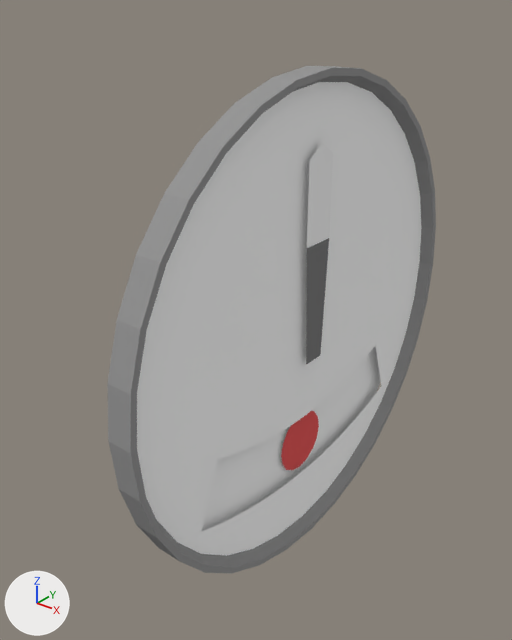
Two versions of the Blender file development/57mm_turnslip/57mm_turnslip.blend, one commit apart.
Before and after are seen from a camera (50 mm lens) standing at (0.0368, -0.0529, 0.0319) and looking at (-0.0038, -0.0023, 0.0005). Every picture has the same lights, and +X, +Y and +Z are marked at lower left.

Script lines for the objects in view, before the commit:
```python
ob_back = bpy.data.objects.new('back', me_back)
ob_back.location = (0.0, 0.0, 0.0)
ob_back.scale = (0.06, 0.06, 0.06)
ob_ball = bpy.data.objects.new('ball', me_ball)
ob_ball.location = (0.0, 0.0, 0.0)
ob_ball.scale = (0.0625, 0.0625, 0.0625)
ob_frame = bpy.data.objects.new('frame', me_frame)
ob_frame.location = (0.0, 0.0, 0.0)
ob_frame.scale = (0.0625, 0.0625, 0.0625)
ob_korpus = bpy.data.objects.new('korpus', me_korpus)
ob_korpus.location = (0.0, 0.0, 0.0)
ob_korpus.scale = (0.0625, 0.0625, 0.0625)
ob_needle = bpy.data.objects.new('needle', me_needle)
ob_needle.location = (0.0, 0.0, 0.0)
ob_needle.scale = (0.0625, 0.0625, 0.0625)
```
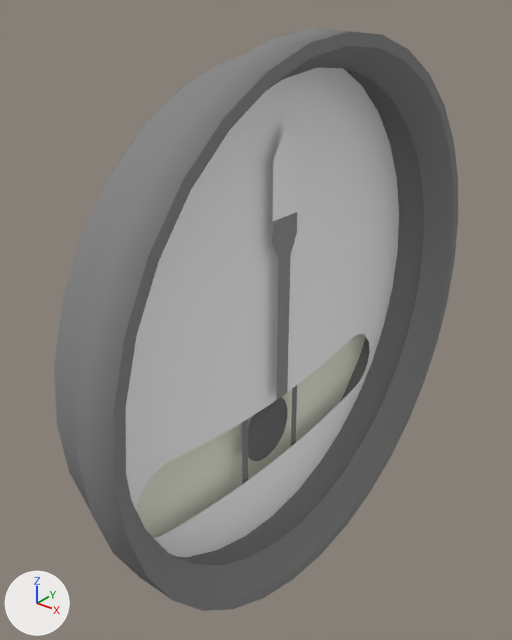
What changed in the scene script:
```text
Change mat_ball:
    mat_ball.base_color: (0.81, 0.11, 0.11) -> (0.18, 0.18, 0.18)  # red #e85d5d -> grey #767676
Change me_needle:
    used by ob_needle; location = (0.0, 0.0, 0.0); scale = (0.0625, 0.0625, 0.0625)
    remove me_needle.from_pydata(...)  # 7 vertices, 3 faces; spans x 0.03, y -0.03..0.03, z -0.05..0.3
    remove me_needle.materials.append(mat_needle_1)  # white #f9f9f9
    remove me_needle.materials.append(mat_needle_2)  # grey #7e7e7e
    add me_needle.from_pydata(...)  # 13 vertices, 5 faces, 2 loose edges; spans x -0.002, y -0.002..0.002, z -0.009..0.02
    me_needle part 1: the whole mesh is rebuilt
    add me_needle.materials.append(mat_frame)  # grey #979797
    add me_needle.materials.append(mat_needle_white)  # white #fefefe
Change me_ball:
    used by ob_ball; location = (0.0, 0.0, 0.0); scale = (0.0625, 0.0625, 0.0625)
    remove me_ball.from_pydata(...)  # 17 vertices, 16 faces; spans x 0.01, y -0.0561..0.0561, z -0.2728..-0.1607
    add me_ball.from_pydata(...)  # 33 vertices, 32 faces; spans x -0.004, y -0.0039..0.0039, z -0.0179..-0.0101
    me_ball part 2: the whole mesh is rebuilt
    me_ball part 3
    33 vertices are added at x -0.004, y -0.0039..0.0039, z -0.0179..-0.0101
    32 new faces join them
Add me_center:
    me_center.from_pydata([(-0.0035, -0.004, -0.019), (-0.0035, -0.004, -0.009), (-0.0035, -0.005, -0.019), (-0.0035, -0.005, -0.009), (-0.0035, 0.005, -0.009), (-0.0035, 0.005, -0.019), (-0.0035, 0.004, -0.009), (-0.0035, 0.004, -0.019)], [], [(2, 0, 1, 3), (6, 7, 5, 4)])
    me_center.materials.append(mat_center)  # grey #898989
Remove ob_frame:
    ob_frame = bpy.data.objects.new('frame', me_frame)
Remove ob_back:
    ob_back = bpy.data.objects.new('back', me_back)
Remove ob_korpus:
    ob_korpus = bpy.data.objects.new('korpus', me_korpus)
Add ob_scala:
    ob_scala = bpy.data.objects.new('scala', me_scala)  # 89 vertices, 81 faces; spans x -0.003, y -0.026..0.026, z -0.026..0.026; in mat_scala (its picture is missing)
    ob_scala.location = (0.0, 0.0, 0.0)
Add ob_background:
    ob_background = bpy.data.objects.new('background', me_background)  # 33 vertices, 32 faces; spans x -0.005, y -0.026..0.026, z -0.026..0.026; in mat_background (white #f9f9e7)
    ob_background.location = (0.0, 0.0, 0.0)
Add ob_center:
    ob_center = bpy.data.objects.new('center', me_center)
    ob_center.location = (0.0, 0.0, 0.0)
Add ob_body:
    ob_body = bpy.data.objects.new('body', me_body)  # 64 vertices, 32 faces; spans x -0.005..0.001, y -0.026..0.026, z -0.026..0.026; in mat_body (grey #898989)
    ob_body.location = (0.0, 0.0, 0.0)
Add ob_front:
    ob_front = bpy.data.objects.new('front', me_front)  # 129 vertices, 96 faces; spans x 0.0..0.004, y -0.0279..0.0279, z -0.0279..0.0279; in mat_body (grey #898989)
    ob_front.location = (0.0, 0.0, 0.0)
```

Pixel boxes (x1, y1, x2, y2) of what changed, in the pictures (512 x 640 px):
'korpus', deleted: before (137, 82, 422, 556)
'scala', added: after (126, 68, 399, 557)
'front', added: after (76, 29, 458, 611)
'frame', deleted: before (107, 66, 436, 573)
'body', added: after (54, 54, 424, 565)
'background', added: after (137, 334, 366, 538)
'back', deleted: before (202, 346, 381, 531)
'ball', recoloured: (248, 397, 319, 470) in both
'center', added: after (242, 385, 297, 484)
part 1 of me_needle, built on: before (306, 146, 329, 365); after (272, 124, 298, 400)
part 2 of me_ball, deleted (red): before (281, 411, 319, 470)
part 3 of me_ball, added: after (248, 397, 288, 461)
